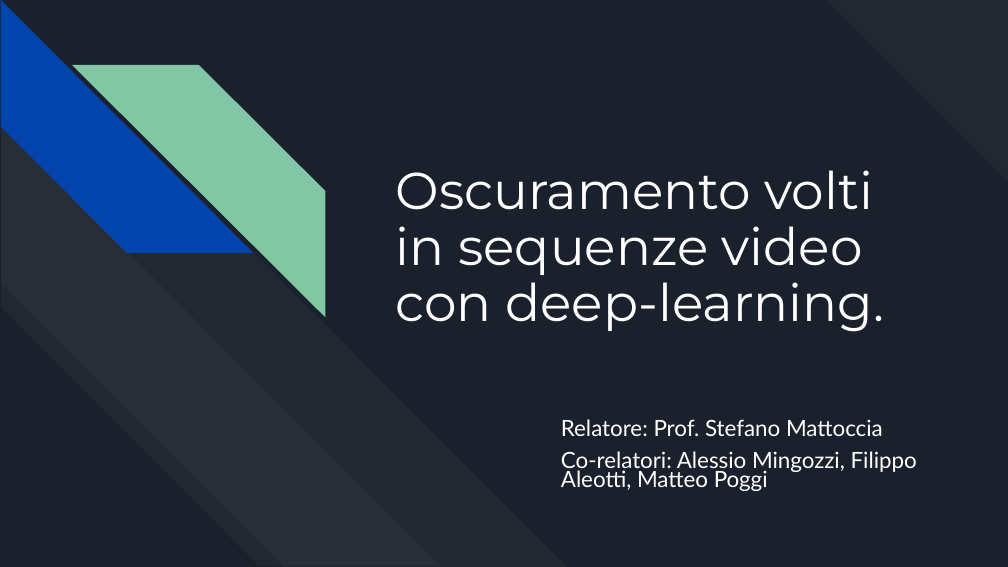
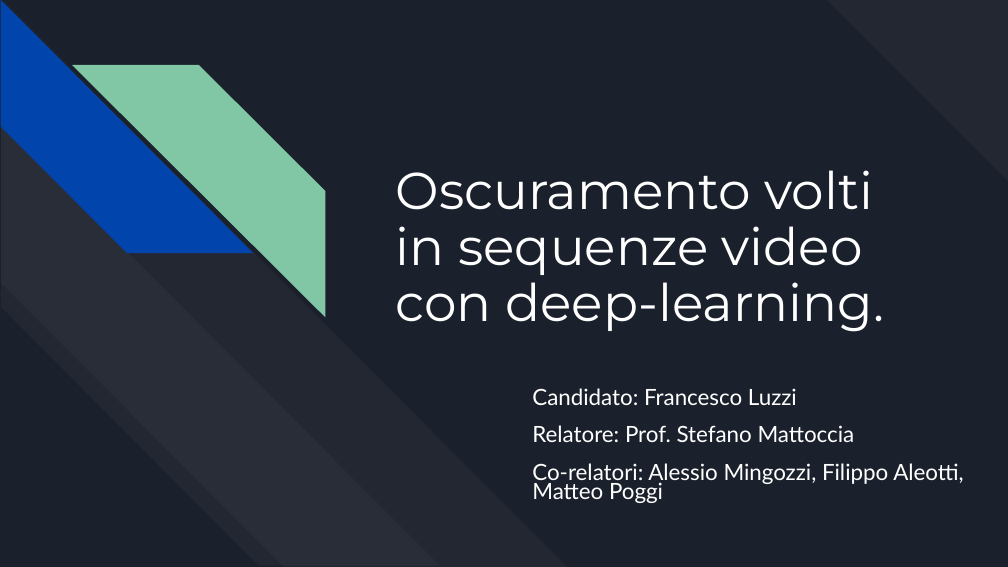
Before and after one commit to FrancescoLuzzi/Tesi, a slide deck: slide 1 of Presentazione.pptx. Drawn at 1008x567 pixels with LibreOffice and Linux fonts; fonts in the diff are those of the drawing. Boxes give left, top, right and bottom in pixels: in the first picture for what was removed or moved away, otherwise in the second. Text is boxed around its words. In the diff, an @@ line names an element or a change of style, - is before the commit and + after.

```diff
--- a/Presentazione.pptx
+++ b/Presentazione.pptx
@@ subtitle "Candidato: Francesco Luzzi": place and size @@
-subtitle "Candidato: Francesco Luzzi" at bbox=[561, 419, 917, 491]
+subtitle "Candidato: Francesco Luzzi" at bbox=[532, 388, 963, 503]
@@ subtitle at bbox=[532, 388, 797, 405]: paragraph added @@
+Candidato: Francesco Luzzi
@@ subtitle at bbox=[532, 463, 963, 503]: less space between paragraphs @@
```
Also in this commit, not shown: 2 other slides changed.
